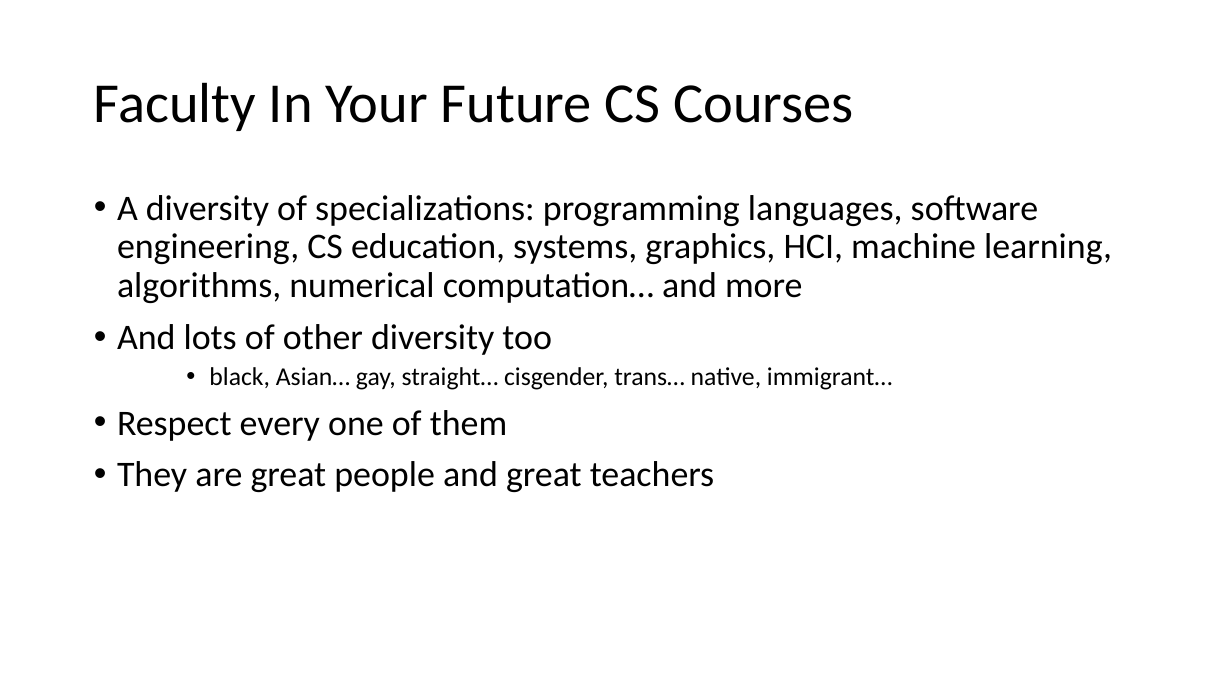
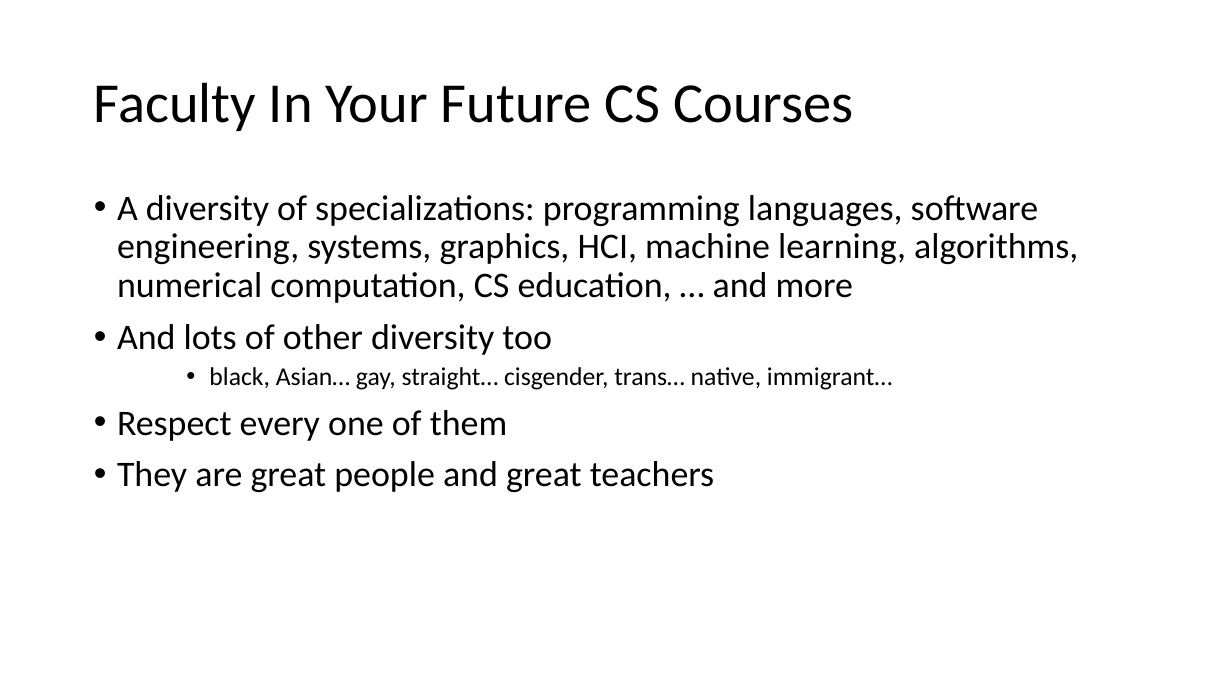
Before and after one commit to GregorKiczales/spd-materials, a slide deck: slide 6 of instructor/l23/lec23-wrap.pptx. Drawn at 1232x693 pixels with LibreOffice and Linux fonts; fonts in the diff are those of the drawing. Boxes give left, top, right and bottom in pixels: in the first picture for what was removed or moved away, otherwise in the second. Text is boxed around its words. In the diff, an @@ line names an element or a change of style, - is before the commit and + after.

```diff
--- a/instructor/l23/lec23-wrap.pptx
+++ b/instructor/l23/lec23-wrap.pptx
@@ text at <box>117,195,1078,303</box>: text changed @@
-• A diversity of specializations: programming languages, software engineering, CS education, systems, graphics, HCI, machine learning, algorithms, numerical computation… and more
+• A diversity of specializations: programming languages, software engineering, systems, graphics, HCI, machine learning, algorithms, numerical computation, CS education, … and more
```
Also in this commit, not shown: 2 other slides changed, 24 other files.
